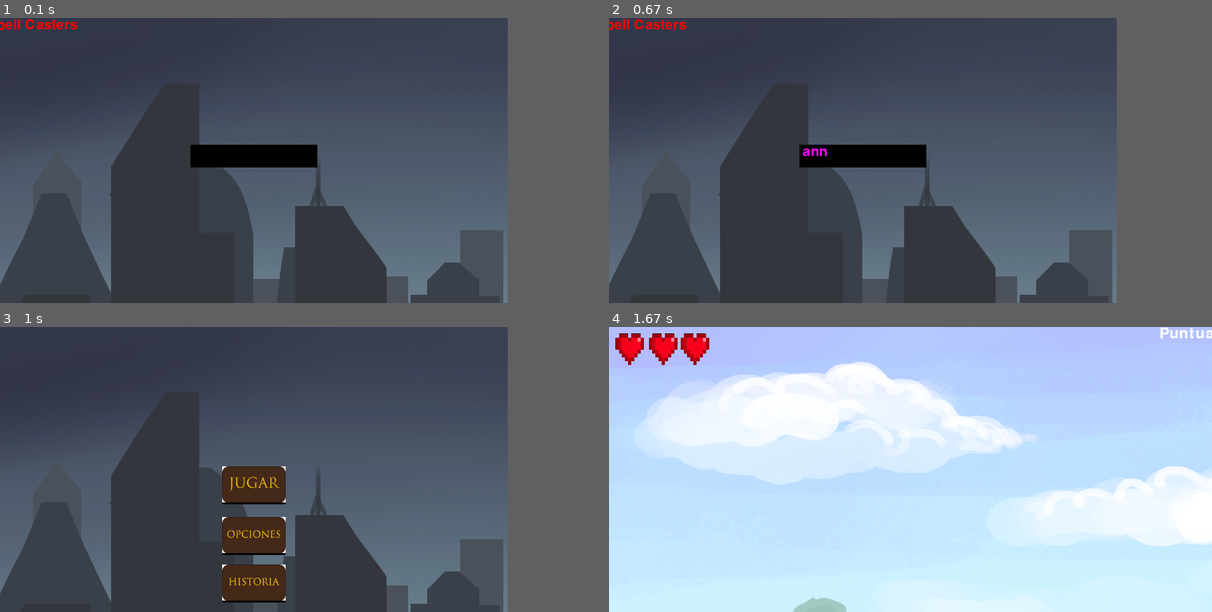
Above: before the commit, frames 1-4 (two rows, left to right).
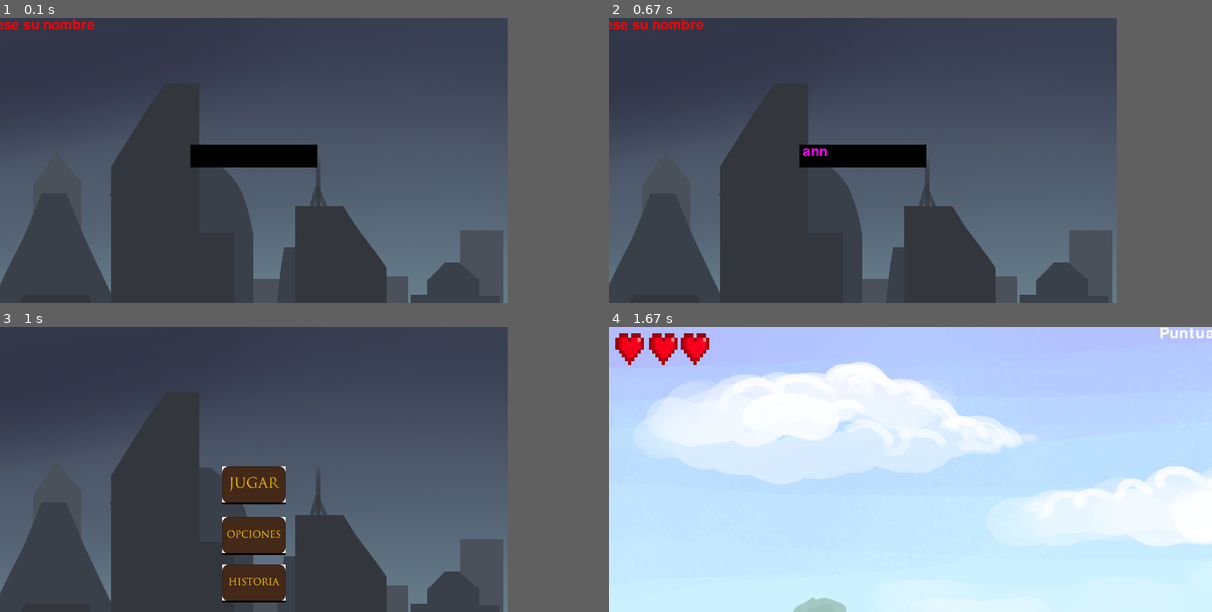
Above: after the commit, the same moments.

Repository: Juanmabott/Pygame
Game: pygame game, started from main.py
Same seed, same stepped clock (60 frames per second), same inputs: the game is played once before the commit and once after it.
Inputs (mouse positions are % of the whole screen's width and height, from its top left):
- Up to frame 1 (0.1 s): no input
- Up to frame 2 (0.67 s): type "ann" at 0.33 s
- Up to frame 3 (1 s): tap Enter at 0.67 s; click (21, 28) at 0.97 s
- Up to frame 4 (1.67 s): hold Right from 1.22 s (still down)
The pictures show only the part of the screen within x 0-50%, y 0-50%; the shares and areas given below are measured in that part.

The runs differ from the first frame. In frame 1, 0.3% of the frame differs, in the area x 0-16%, y 0-5%; in frame 2, 0.3%; in frame 3, nothing differs; in frame 4, nothing differs.

Commit message:
actualizacion

Diff:
--- a/formulario.py
+++ b/formulario.py
@@ -88,7 +88,7 @@
                             nombre_jugador+=event.unicode
 
                 window.blit(self.imagen, (0,0))
-                titulo=font.render("Spell Casters",True,(255,0,0))
+                titulo=font.render("Ingrese su nombre",True,(255,0,0))
                 window.blit(titulo, (self.w//2-titulo.get_width()//2, 0))
 
                 pygame.draw.rect(window,color_fondo_input,input_rect)
